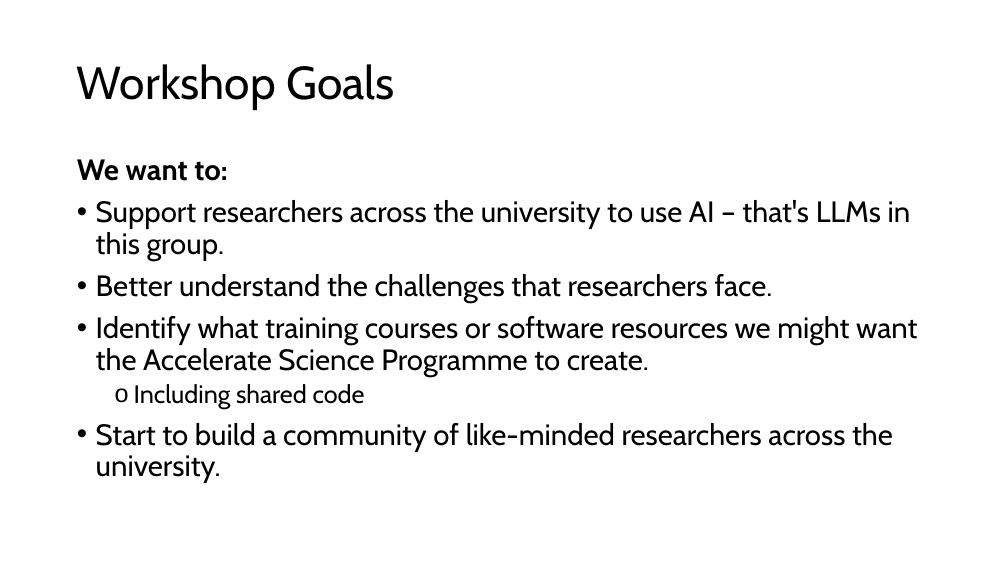
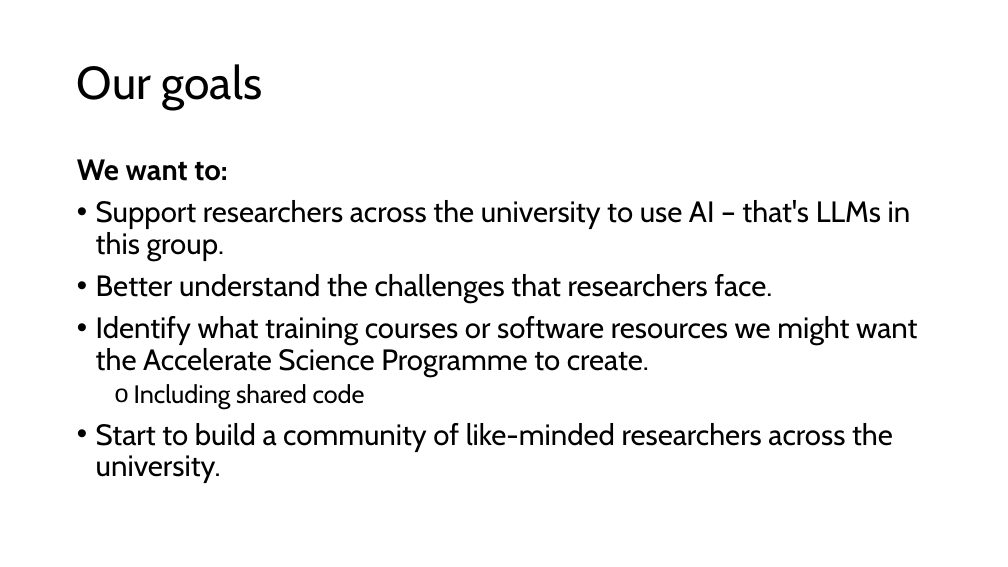
Before and after one commit to acceleratescience/large-language-models, a slide deck: slide 3 of slides/1-intro.pptx. Drawn at 1008x567 pixels with LibreOffice and Linux fonts; fonts in the diff are those of the drawing. Boxes give left, top, right and bottom in pixels: in the first picture for what was removed or moved away, otherwise in the second. Text is boxed around its words. In the diff, an @@ line names an element or a change of style, - is before the commit and + after.

```diff
--- a/slides/1-intro.pptx
+++ b/slides/1-intro.pptx
@@ title at (77, 64, 263, 110): text changed @@
-Workshop Goals
+Our goals
```
Also in this commit, not shown: 10 other slides changed, 1 slide added, 23 other files.
